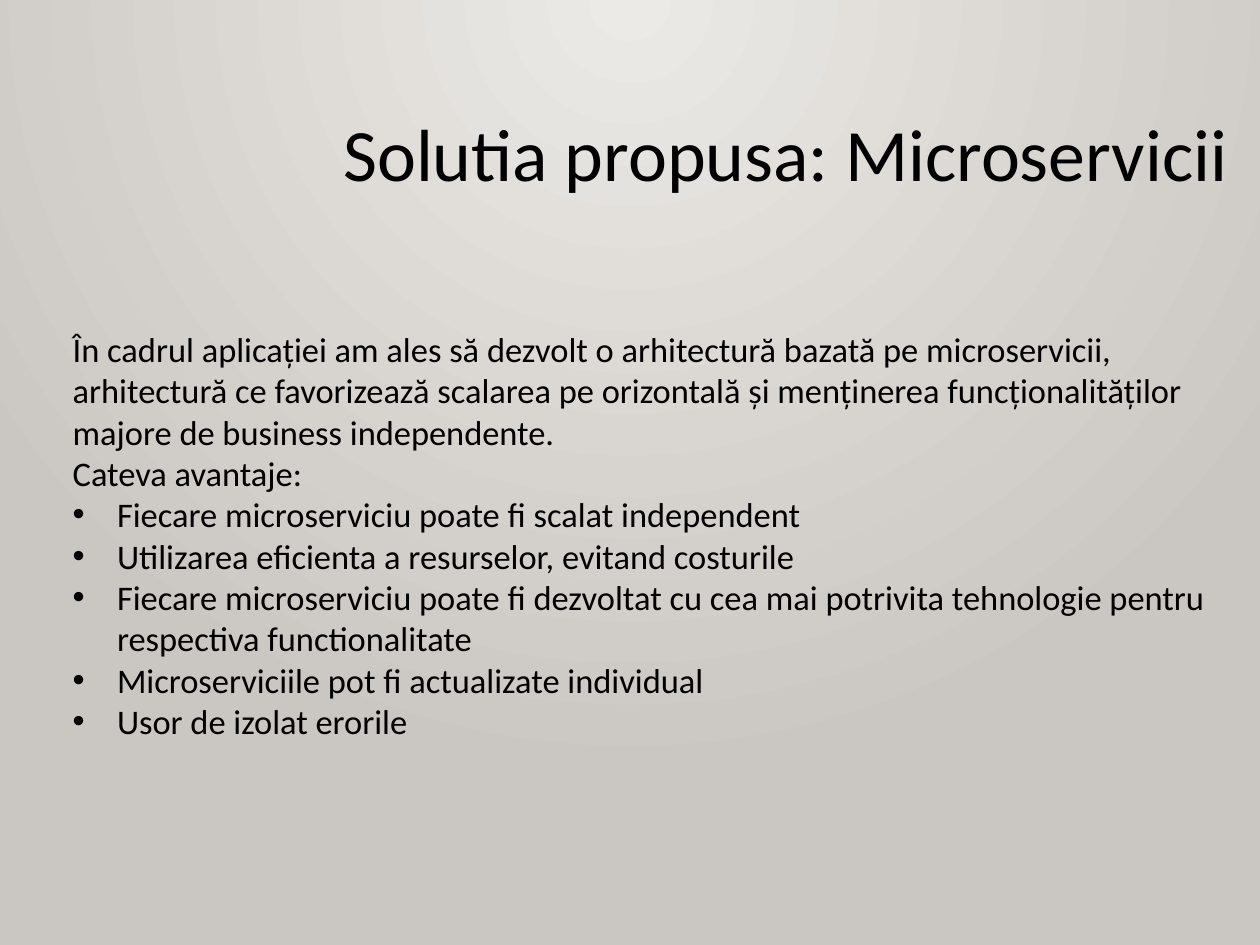
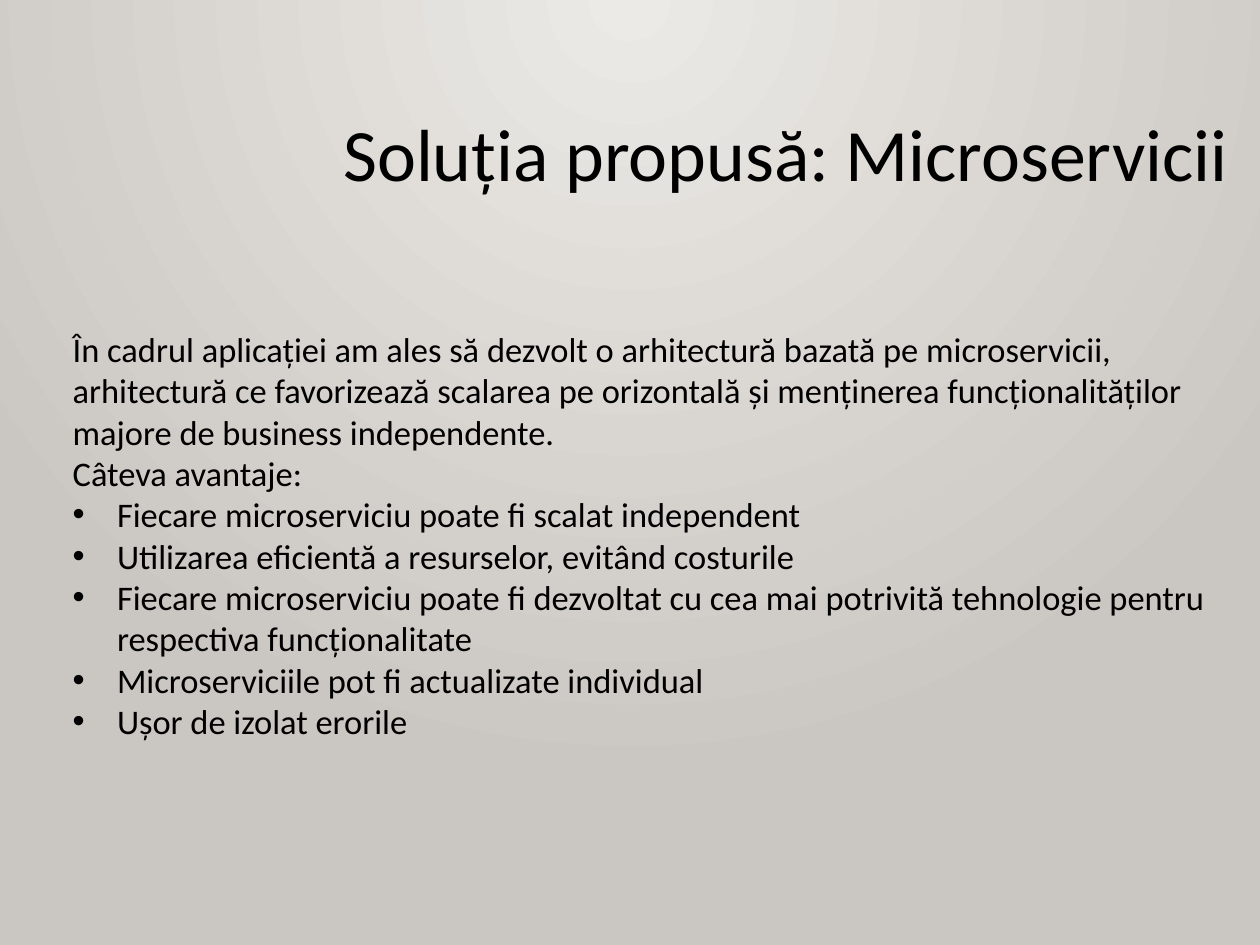
Before and after one commit to AlexandruOlteanu/SwapIt, a slide deck: slide 8 of files/documentation/presentation/Final_Presentation_Alexandru_Olteanu.pptx. Drawn at 1260x945 pixels with LibreOffice and Linux fonts; fonts in the diff are those of the drawing. Boxes give left, top, right and bottom in pixels: in the first picture for what was removed or moved away, otherwise in the second. Text is boxed around its words. In the diff, an @@ line names an element or a change of style, - is before the commit and + after.

```diff
--- a/files/documentation/presentation/Final_Presentation_Alexandru_Olteanu.pptx
+++ b/files/documentation/presentation/Final_Presentation_Alexandru_Olteanu.pptx
@@ text at [343,129,1228,195]: text changed @@
-Solutia propusa: Microservicii
+Soluția propusă: Microservicii
@@ text at [73,462,302,492]: text changed @@
-Cateva avantaje:
+Câteva avantaje:
@@ text at [117,545,1204,658]: text changed @@
-• Utilizarea eficienta a resurselor, evitand costurile
-• Fiecare microserviciu poate fi dezvoltat cu cea mai potrivita tehnologie pentru respectiva functionalitate
+• Utilizarea eficientă a resurselor, evitând costurile
+• Fiecare microserviciu poate fi dezvoltat cu cea mai potrivită tehnologie pentru respectiva funcționalitate
@@ text at [117,710,408,741]: text changed @@
-• Usor de izolat erorile
+• Ușor de izolat erorile
```
Also in this commit, not shown: 11 other slides changed, 1 slide added, 1 slide removed.
